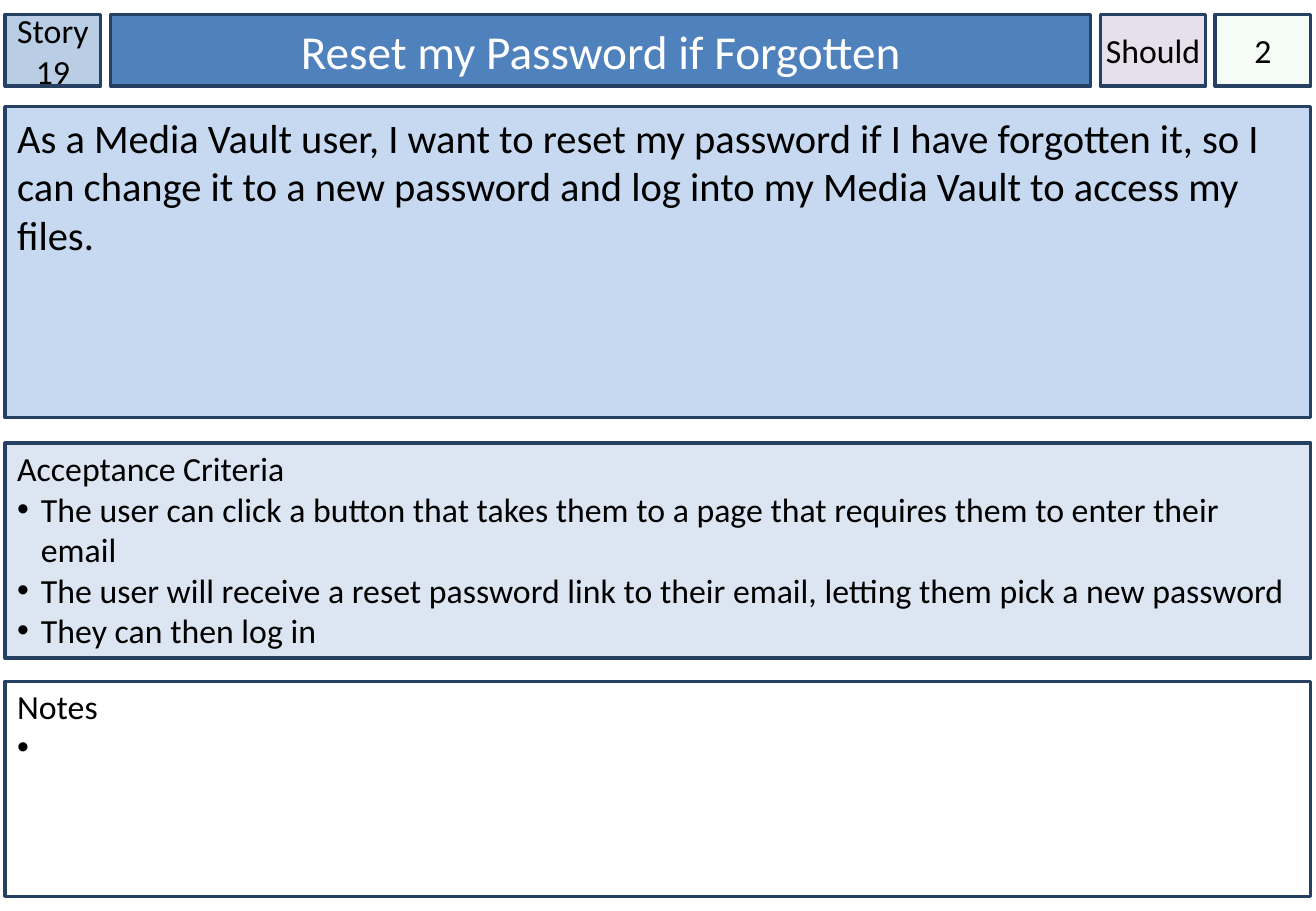
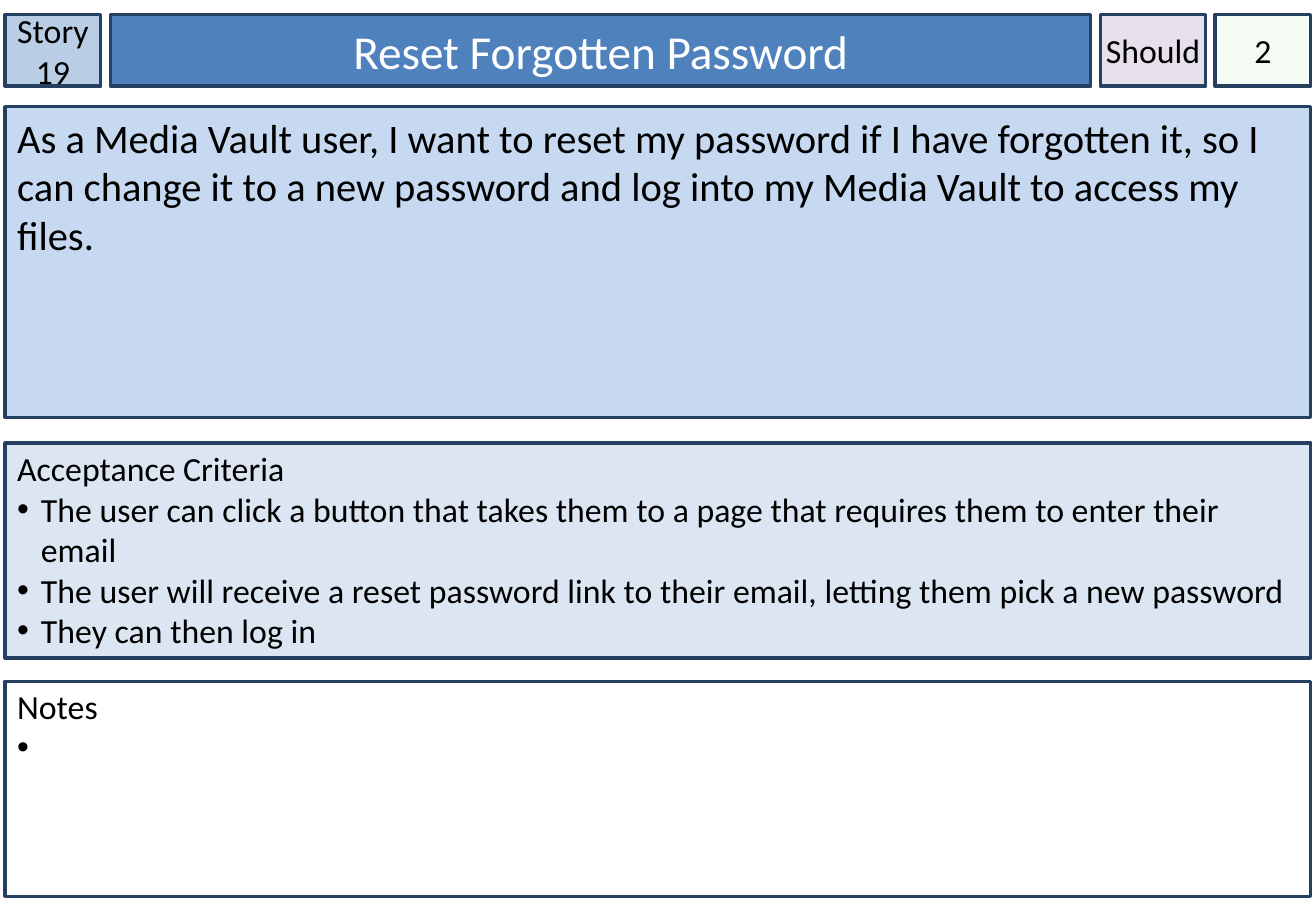
Before and after one commit to Lewibra/IFB299, a slide deck: slide 26 of Stories/Story Cards.pptx (slide 25 before the commit). Drawn at 1316x911 pixels with LibreOffice and Linux fonts; fonts in the diff are those of the drawing. Boxes give left, top, right and bottom in pixels: in the first picture for what was removed or moved away, otherwise in the second. Text is boxed around its words. In the diff, an @@ line names an element or a change of style, - is before the commit and + after.

```diff
--- a/Stories/Story Cards.pptx
+++ b/Stories/Story Cards.pptx
@@ text in rectangle at [353, 36, 848, 77]: text changed @@
-Reset my Password if Forgotten
+Reset Forgotten Password
```
Also in this commit, not shown: 6 other slides changed, 1 slide added, 3 other files.
